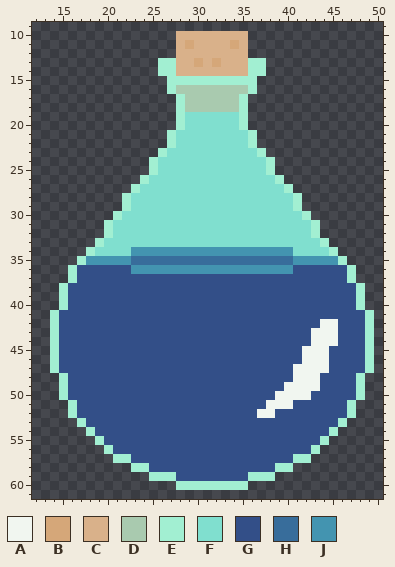
Pixel-art file: natquest/assets/images/inventory/potions/asepriteBases/manaPotionWeak.aseprite. The picture above was drawn from the file before the commit.
64x64 pixels, 1 frame. Shown: x 12..50, y 9..61.
Palette (. is transparent): A #f1f6f0  B #d5a779  C #d9b18a  D #a9caaf  E #a2efd2  F #80dfcf  G #334f88  H #386d9b  J #4394b0
Pixels before, first column x 14:
10 ..............CCCCCCCC..............
11 ..............CBCCCCBC..............
12 ..............CCCCCCCC..............
13 ............EECCBCBCCCEE............
14 ............EECCCCCCCCEE............
15 .............EEEEEEEEEE.............
16 .............EDDDDDDDDE.............
17 ..............EDDDDDDE..............
18 ..............EDDDDDDE..............
19 ..............EFFFFFFE..............
20 ..............EFFFFFFE..............
21 .............EFFFFFFFFE.............
22 .............EFFFFFFFFE.............
23 ............EFFFFFFFFFFE............
24 ...........EFFFFFFFFFFFFE...........
25 ...........EFFFFFFFFFFFFE...........
26 ..........EFFFFFFFFFFFFFFE..........
27 .........EFFFFFFFFFFFFFFFFE.........
28 ........EFFFFFFFFFFFFFFFFFFE........
29 ........EFFFFFFFFFFFFFFFFFFE........
30 .......EFFFFFFFFFFFFFFFFFFFFE.......
31 ......EFFFFFFFFFFFFFFFFFFFFFFE......
32 ......EFFFFFFFFFFFFFFFFFFFFFFE......
33 .....EFFFFFFFFFFFFFFFFFFFFFFFFE.....
34 ....EFFFFJJJJJJJJJJJJJJJJJJFFFFE....
35 ...EJJJJJHHHHHHHHHHHHHHHHHHJJJJJE...
36 ..EGGGGGGJJJJJJJJJJJJJJJJJJGGGGGGE..
37 ..EGGGGGGGGGGGGGGGGGGGGGGGGGGGGGGE..
38 .EGGGGGGGGGGGGGGGGGGGGGGGGGGGGGGGGE.
39 .EGGGGGGGGGGGGGGGGGGGGGGGGGGGGGGGGE.
40 .EGGGGGGGGGGGGGGGGGGGGGGGGGGGGGGGGE.
41 EGGGGGGGGGGGGGGGGGGGGGGGGGGGGGGGGGGE
42 EGGGGGGGGGGGGGGGGGGGGGGGGGGGGGAAGGGE
43 EGGGGGGGGGGGGGGGGGGGGGGGGGGGGAAAGGGE
44 EGGGGGGGGGGGGGGGGGGGGGGGGGGGGAAAGGGE
45 EGGGGGGGGGGGGGGGGGGGGGGGGGGGAAAGGGGE
46 EGGGGGGGGGGGGGGGGGGGGGGGGGGGAAAGGGGE
47 EGGGGGGGGGGGGGGGGGGGGGGGGGGAAAAGGGGE
48 .EGGGGGGGGGGGGGGGGGGGGGGGGGAAAGGGGE.
49 .EGGGGGGGGGGGGGGGGGGGGGGGGAAAAGGGGE.
50 .EGGGGGGGGGGGGGGGGGGGGGGGAAAAGGGGGE.
51 ..EGGGGGGGGGGGGGGGGGGGGGAAAGGGGGGE..
52 ..EGGGGGGGGGGGGGGGGGGGGAAGGGGGGGGE..
53 ...EGGGGGGGGGGGGGGGGGGGGGGGGGGGGE...
54 ....EGGGGGGGGGGGGGGGGGGGGGGGGGGE....
55 .....EGGGGGGGGGGGGGGGGGGGGGGGGE.....
56 ......EGGGGGGGGGGGGGGGGGGGGGGE......
57 .......EEGGGGGGGGGGGGGGGGGGEE.......
58 .........EEGGGGGGGGGGGGGGEE.........
59 ...........EEEGGGGGGGGEEE...........
60 ..............EEEEEEEE..............
Once edited:
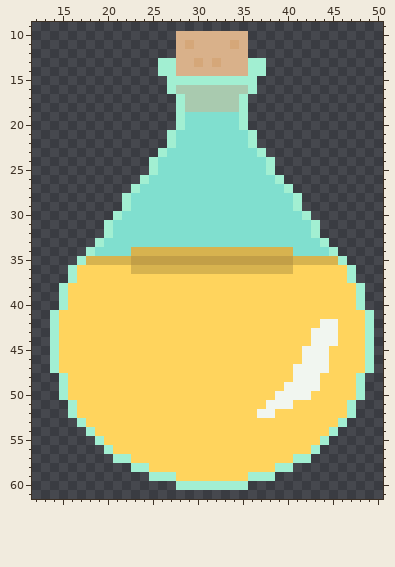
The exact change:
Colour G changes from #334f88 to #ffd45d.
Colour H changes from #386d9b to #c29f47.
Colour J changes from #4394b0 to #d7b34f.
